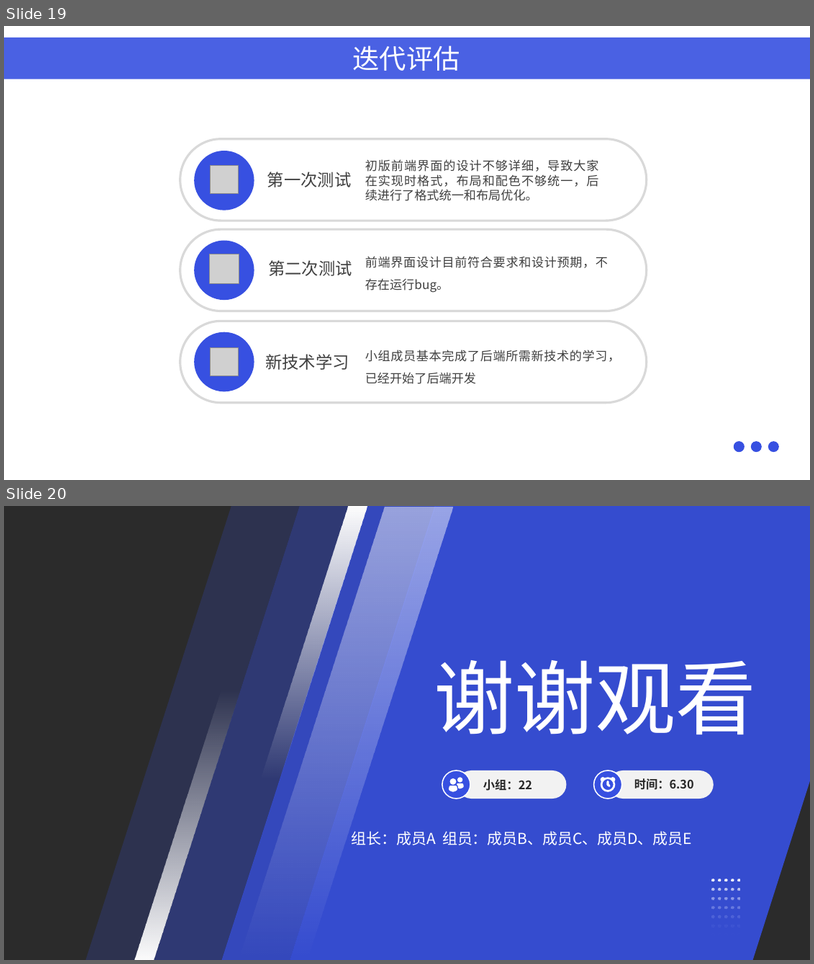
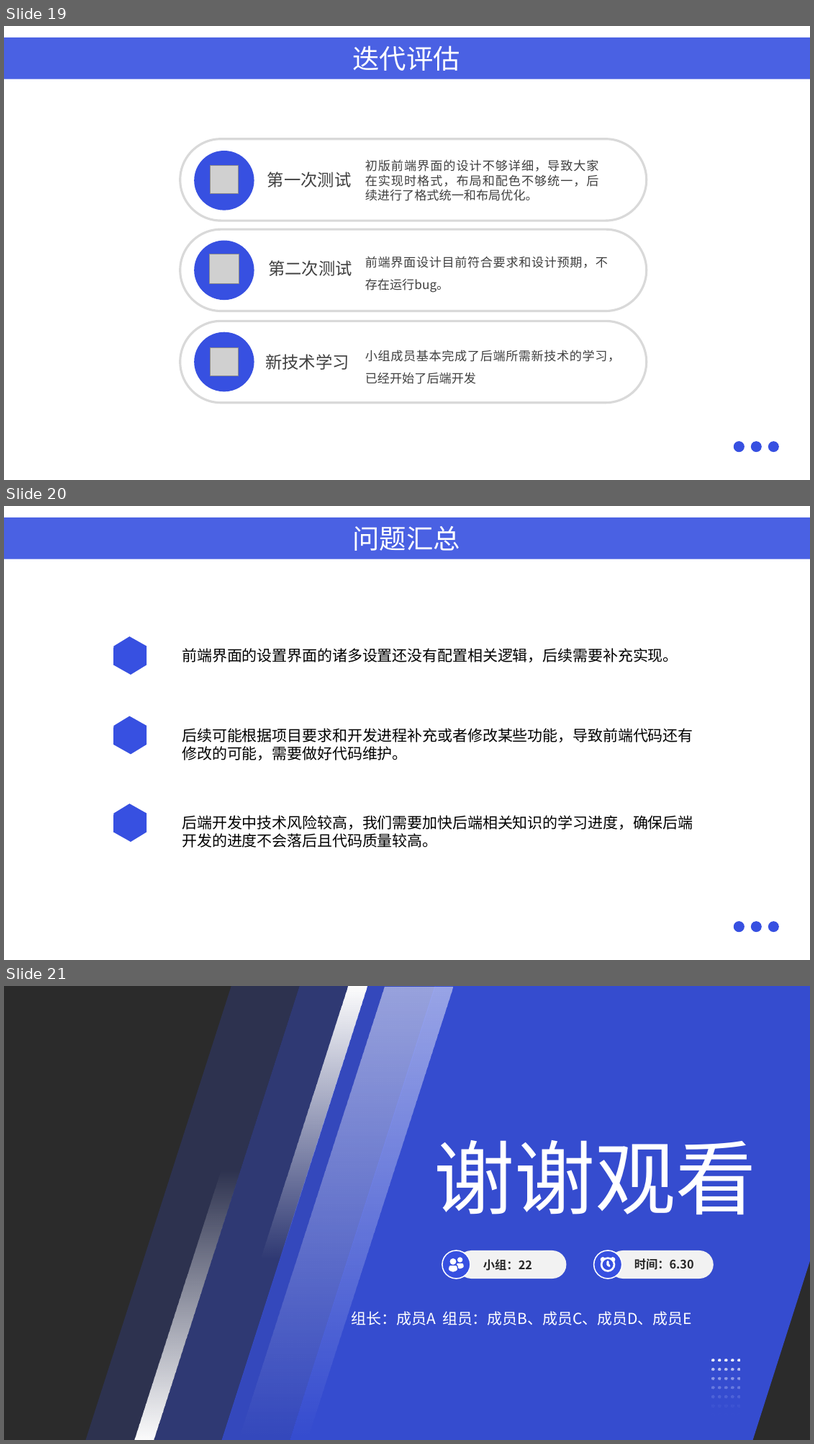
Before and after one commit to sisyphus111/SE2303, a slide deck: 界面原型迭代报告.pptx. Shown one above the other, each under a label of ours: slides 19 and 20 before the commit, slides 19, 20 and 21 after it. The pictures are 814x964 and 814x1444 pixels, drawn with LibreOffice and Linux fonts; fonts in the diff are those of the drawing; grey boxes stand for pictures; background and template pictures are left out; a plain dark background stands for a picture behind light text. Boxes give left, top, right and bottom in pixels: in the first picture for what was removed or moved away, otherwise in the second. Text is boxed around its words. In the diff, an @@ line names an element or a change of style, - is before the commit and + after.

Commit message:
修改ppt

```diff
--- a/界面原型迭代报告.pptx
+++ b/界面原型迭代报告.pptx
@@ slide 20 added at bbox=[4, 506, 810, 960], background #FFFFFF @@
@@ parallelogram added at bbox=[4, 518, 810, 559], fill #3750E1 at 90% opacity @@
@@ text added at bbox=[353, 526, 460, 551], 24 pt, text #FFFFFF @@
+问题汇总
@@ hexagon added at bbox=[106, 632, 154, 680], fill #3750E1 @@
@@ text added at bbox=[182, 648, 678, 662], 13.5 pt, text #000000 @@
+前端界面的设置界面的诸多设置还没有配置相关逻辑，后续需要补充实现。
@@ hexagon added at bbox=[106, 712, 154, 759], fill #3750E1 @@
@@ text added at bbox=[182, 728, 693, 760], 13.5 pt, text #000000 @@
+后续可能根据项目要求和开发进程补充或者修改某些功能，导致前端代码还有修改的可能，需要做好代码维护。
@@ hexagon added at bbox=[106, 799, 154, 847], fill #3750E1 @@
@@ text added at bbox=[182, 815, 693, 847], 13.5 pt, text #000000 @@
+后端开发中技术风险较高，我们需要加快后端相关知识的学习进度，确保后端开发的进度不会落后且代码质量较高。
@@ freeform shape added at bbox=[734, 921, 744, 932], fill #3750E1 @@
@@ ellipse added at bbox=[751, 921, 762, 932], fill #3750E1 @@
@@ ellipse added at bbox=[769, 921, 779, 932], fill #3750E1 @@
@@ what was slide 20 is now slide 21 @@
```
